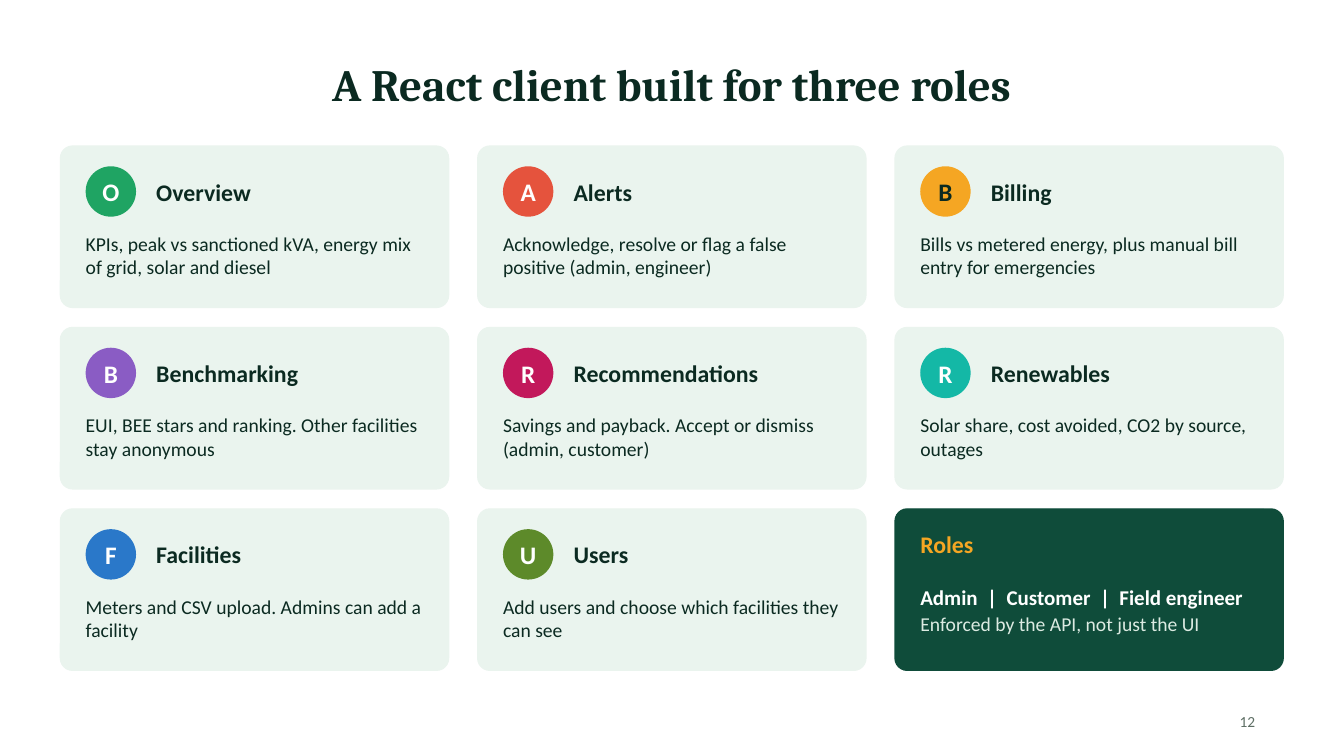
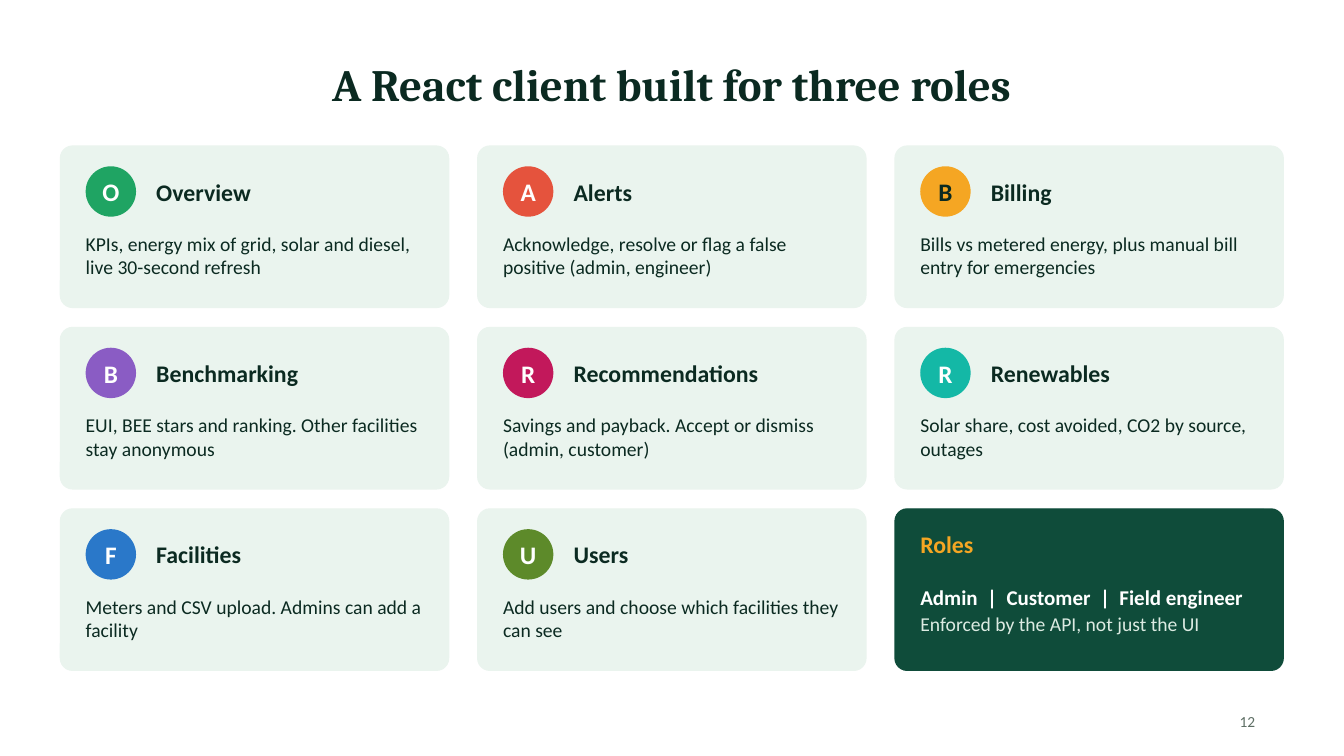
Before and after one commit to Priyanshu2068/mca2-fsdpython-greengrid, a slide deck: slide 12 of docs/GreenGrid_Presentation_v3.pptx. Drawn at 1344x756 pixels with LibreOffice and Linux fonts; fonts in the diff are those of the drawing. Boxes give left, top, right and bottom in pixels: in the first picture for what was removed or moved away, otherwise in the second. Text is boxed around its words. In the diff, an @@ line names an element or a change of style, - is before the commit and + after.

Commit message:
docs: add change password and live refresh to the presentation

```diff
--- a/docs/GreenGrid_Presentation_v3.pptx
+++ b/docs/GreenGrid_Presentation_v3.pptx
@@ text at (x1=86, y1=237, x2=410, y2=274): text changed @@
-KPIs, peak vs sanctioned kVA, energy mix of grid, solar and diesel
+KPIs, energy mix of grid, solar and diesel, live 30-second refresh
```
Also in this commit, not shown: 1 other slide changed.
